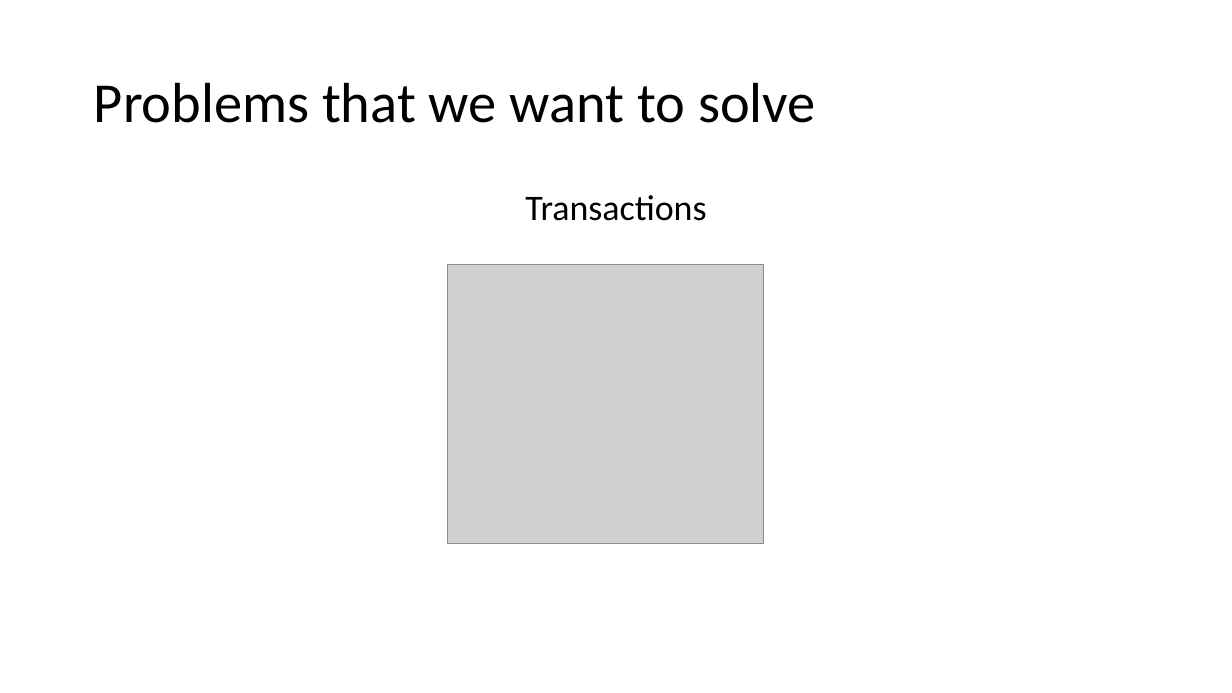
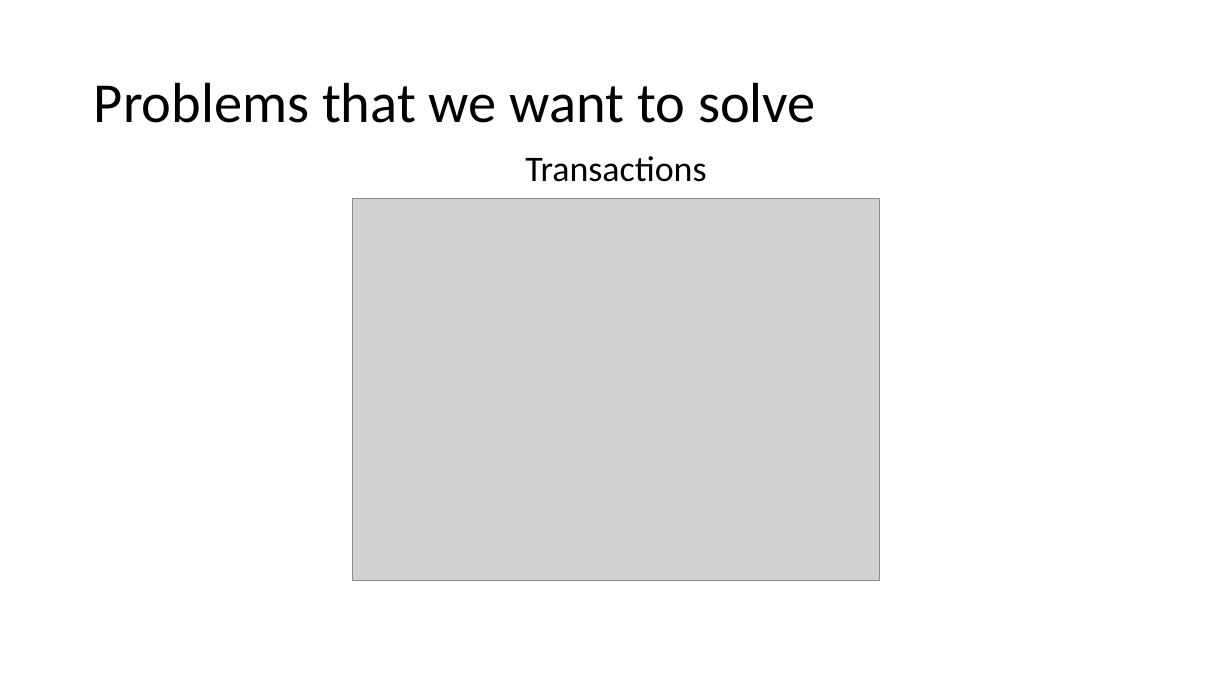
Before and after one commit to ParasDalal/TechNotes, a slide deck: slide 5 of The Future of Blockchain.pptx. Drawn at 1232x693 pixels with LibreOffice and Linux fonts; fonts in the diff are those of the drawing; grey boxes stand for pictures. Boxes give left, top, right and bottom in pixels: in the first picture for what was removed or moved away, otherwise in the second. Text is boxed around its words. In the diff, an @@ line names an element or a change of style, - is before the commit and + after.

```diff
--- a/The Future of Blockchain.pptx
+++ b/The Future of Blockchain.pptx
@@ text "Transactions": place and size @@
-text "Transactions" at [525, 195, 706, 221]
+text "Transactions" at [525, 156, 706, 182]
@@ picture added at [353, 199, 880, 580] @@
@@ picture removed at [447, 264, 763, 543] @@
```
Also in this commit, not shown: 2 slides added, 2 other files.
